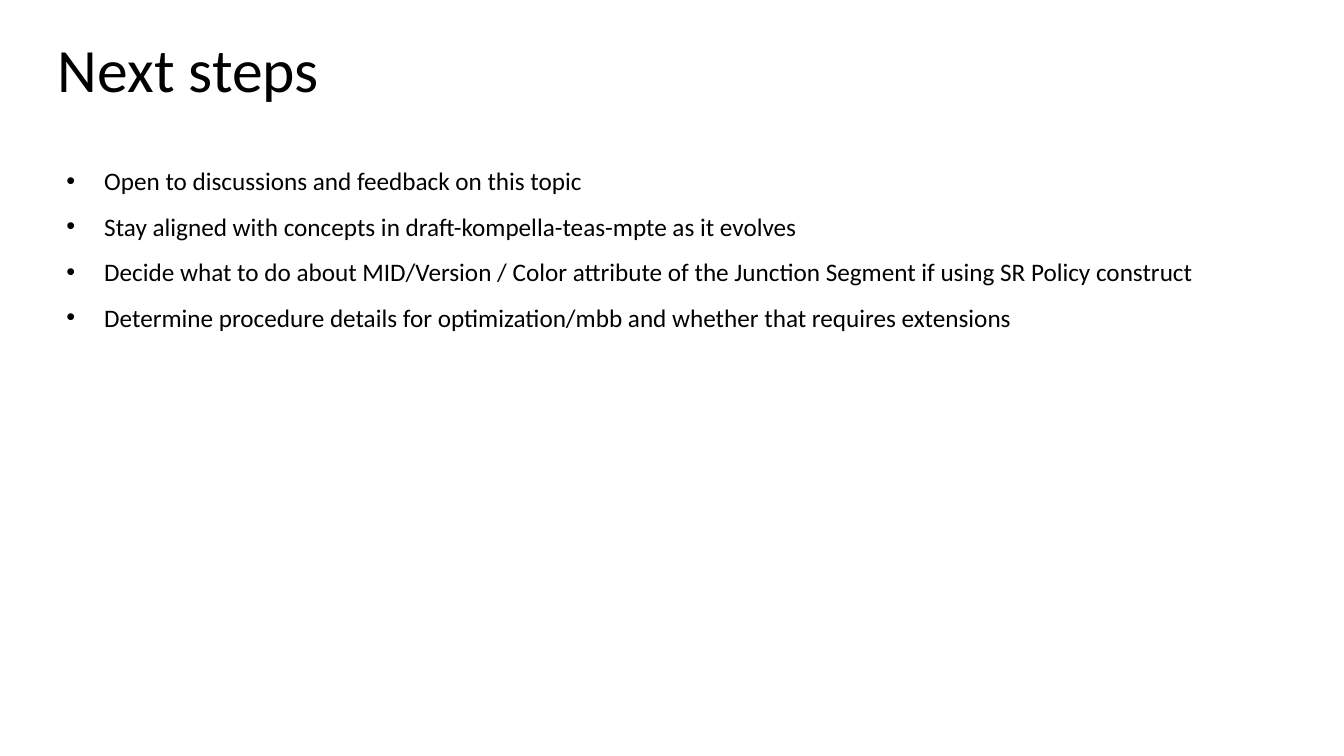
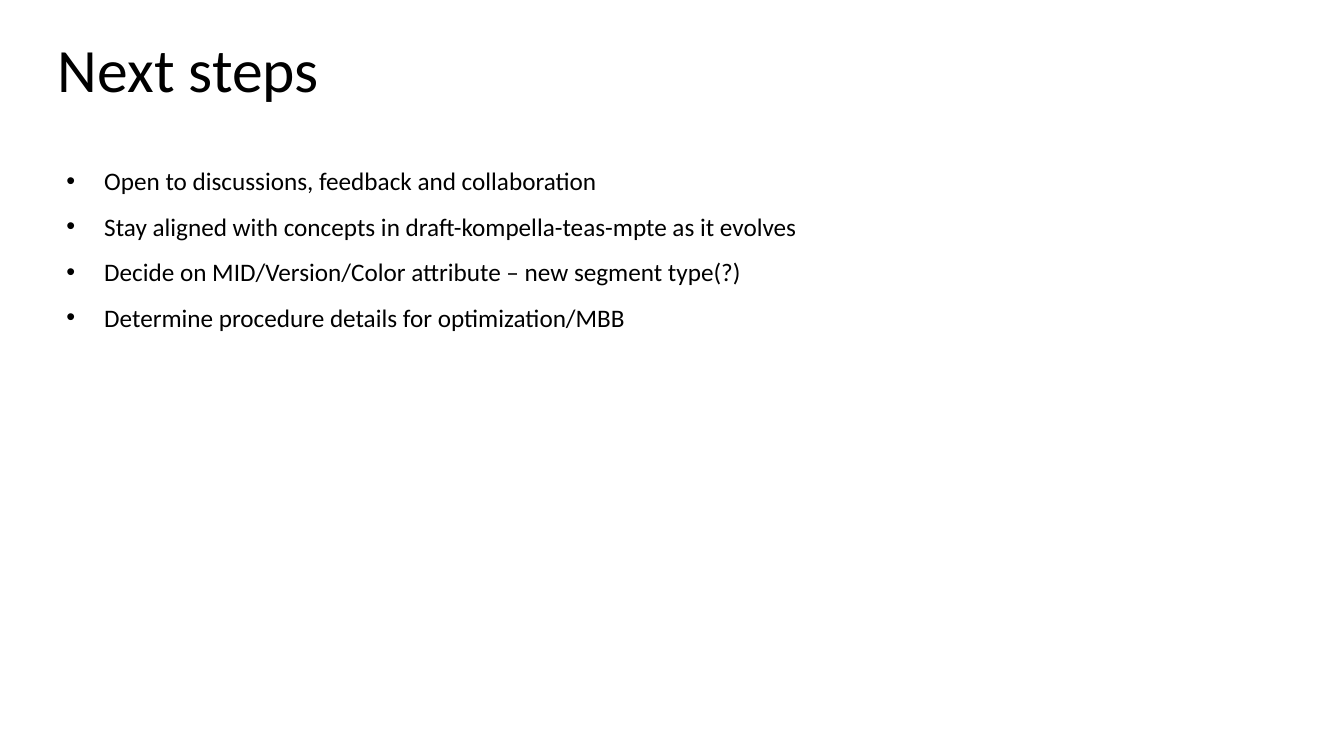
Before and after one commit to astone282/draft-stone-spring-mpte-sr, a slide deck: slide 11 of ietf123-draft-stone-spring-mpte-sr.pptx. Drawn at 1344x756 pixels with LibreOffice and Linux fonts; fonts in the diff are those of the drawing. Boxes give left, top, right and bottom in pixels: in the first picture for what was removed or moved away, otherwise in the second. Text is boxed around its words. In the diff, an @@ line names an element or a change of style, - is before the commit and + after.

```diff
--- a/ietf123-draft-stone-spring-mpte-sr.pptx
+++ b/ietf123-draft-stone-spring-mpte-sr.pptx
@@ text at (104,172,596,194): text changed @@
-• Open to discussions and feedback on this topic
+• Open to discussions, feedback and collaboration
@@ text at (104,262,740,331): text changed @@
-• Decide what to do about MID/Version / Color attribute of the Junction Segment if using SR Policy construct
-• Determine procedure details for optimization/mbb and whether that requires extensions
+• Decide on MID/Version/Color attribute – new segment type(?)
+• Determine procedure details for optimization/MBB
```
Also in this commit, not shown: 6 other slides changed.
